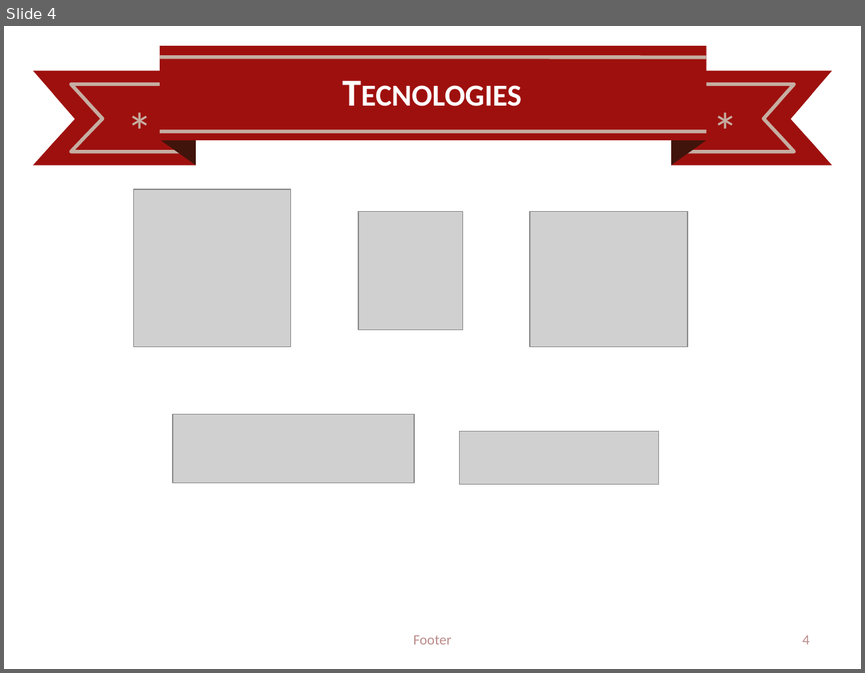
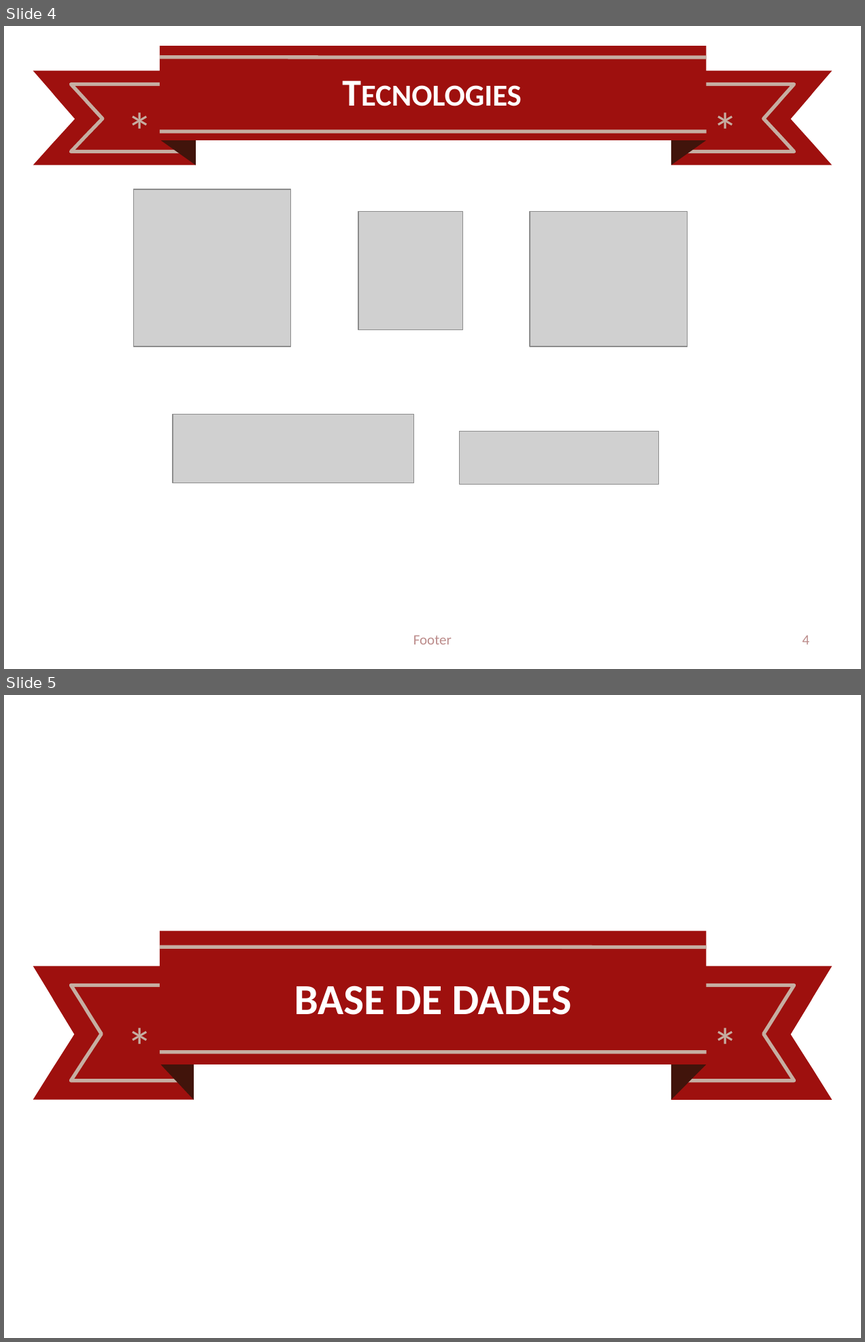
Before and after one commit to enrgmz15/TFG-EnriqueGomez, a slide deck: docs/PresentacioTFG.pptx. Shown one above the other, each under a label of ours: slide 4 before the commit, slides 4 and 5 after it. The pictures are 865x673 and 865x1342 pixels, drawn with LibreOffice and Linux fonts; fonts in the diff are those of the drawing; grey boxes stand for pictures; background and template pictures are left out. Boxes give left, top, right and bottom in pixels: in the first picture for what was removed or moved away, otherwise in the second. Text is boxed around its words. In the diff, an @@ line names an element or a change of style, - is before the commit and + after.

```diff
--- a/docs/PresentacioTFG.pptx
+++ b/docs/PresentacioTFG.pptx
@@ slide 5 added at (4,695,861,1338), background picture (left out) @@
@@ title added at (294,985,572,1015), 36 pt, text #FFFFFF, bold @@
+BASE DE DADES
@@ group added at (33,930,832,1100): 6 freeform shapes, 2 lines, 2 texts, 1 rectangle @@
+*
+*
```
Also in this commit, not shown: 16 other slides changed, 2 other slides added, 1 slide removed, 11 other files.
